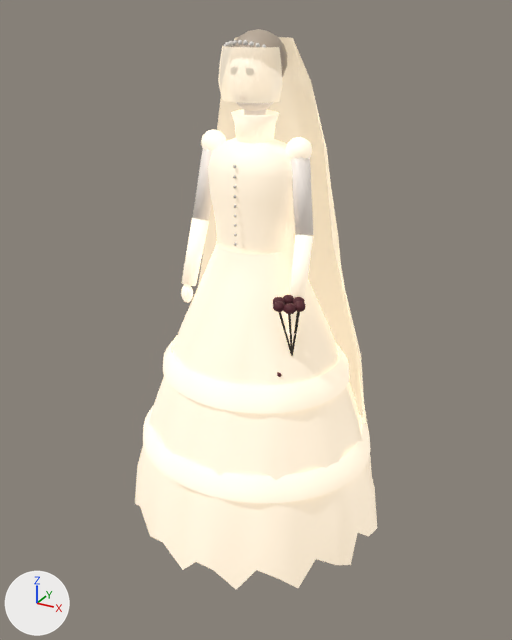
Two versions of the glTF model haunted/models/ghost_bride.glb, one commit apart.
Rendered twice from a 50 mm camera at (1.077, -1.952, 1.8) aimed at (0.001, 0.004, 0.822). Every picture has the same lights, and +X, +Y and +Z are marked at lower left. The older version comes first. Where no turn or scale is listed for an object, it has been applied to the vertices. Vertices at exactly the same position are counted once.

Objects in the first picture: 'ArmA_BridalLace', 'ArmB_BridalLace', 'Blusher', 'Bride_Root_BridalGlow', 'Bride_Root_BridalLace', 'Head_GhostSkin', 'Head_Pearl', 'UpperArmA', 'UpperArmB', 'Veil' and 4 more.
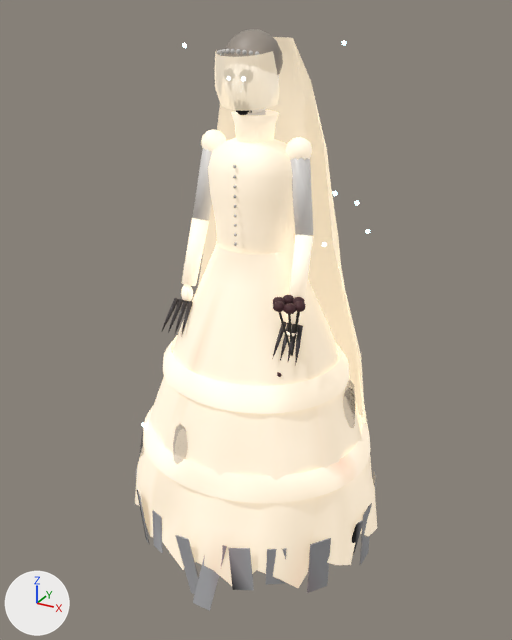
Not visible in the pictures: 'Head_HTear_030305', 'Head_HTeeth'.

ob_pivot_head is not drawn itself; it is the parent of ob_blusher, ob_head_holloweye, ob_head_palehair, ob_head_pearl, ob_lips.

Where the newer file only moved an object's origin or applied its transform, the numbers keep the older frame.

Patch to the scene script:
```diff
--- a/haunted/models/ghost_bride.glb.py
+++ b/haunted/models/ghost_bride.glb.py
@@ mat_ghostskin @@
 n2 = _N.new('ShaderNodeMix'); n2.name = 'Mix'
 n2.inputs[0].default_value = 1.0  # 'Factor'
-n2.inputs[7].default_value = (0.85, 0.8, 0.76, 1.0)  # 'B', white #ede7e2
+n2.inputs[7].default_value = (0.66, 0.68, 0.7, 1.0)  # 'B', light grey #d4d7da
 n3 = _N.new('ShaderNodeVertexColor'); n3.name = 'Color Attribute'
@@ mat_hrag_99999e @@
+mat_hrag_99999e = bpy.data.materials.new('HRag_99999e')
+# nodes: BsdfPrincipled, Mix, OutputMaterial, VertexColor
+# colours: light grey #cbcbce, mixed with the vertex colours
@@ me_bodice @@
 me_bodice.from_pydata(...)  # 462 vertices, 816 faces; spans x -0.469..0.469, y -0.422..0.422, z 0.012..1.435
+# me_bodice part 1: 518 faces centred in x -0.434..0.459, y -0.404..0.404, z 0.119..1.435 are repainted in the vertex colours; the middle colour goes from white #f5f5f5 to white #eeeeee
+# me_bodice part 2: 298 faces centred in x -0.459..0.394, y -0.413..0.413, z 0.119..1.425 are repainted in the vertex colours; the middle colour goes from white #f4f4f4 to light grey #e0e0e0
 me_bodice.materials.append(mat_bridalglow)
@@ me_laceneck @@
 me_laceneck.from_pydata(...)  # 504 vertices, 768 faces; spans x -0.425..0.425, y -0.382..0.382, z 0.36..1.512
+# me_laceneck part 3: 571 faces centred in x -0.423..0.423, y -0.356..0.38, z 0.373..1.511 are repainted in the vertex colours; the middle colour goes from white #f5f5f5 to white #efefef
+# me_laceneck part 4: 197 faces centred in x -0.397..0.417, y -0.38..0.38, z 0.373..1.511 are repainted in the vertex colours; the middle colour goes from white #f5f5f5 to light grey #dedddd
 me_laceneck.materials.append(mat_bridallace)
@@ me_upperarmb @@
 me_upperarmb.from_pydata(...)  # 20 vertices, 36 faces; spans x 0.119..0.217, y -0.058..0.033, z 1.155..1.416
+# me_upperarmb part 5: 36 faces centred in x 0.123..0.213, y -0.054..0.029, z 1.155..1.415 are repainted in the vertex colours; the middle colour goes from white #fafafa to white #f0f0f0
 me_upperarmb.materials.append(mat_ghostskin)
@@ me_face @@
-me_face.from_pydata(...)  # 298 vertices, 584 faces; spans x -0.08..0.08, y -0.095..0.085, z -0.18..0.098
+me_face.from_pydata(...)  # 298 vertices, 584 faces; spans x -0.08..0.08, y -0.114..0.064, z -0.185..0.095
+# me_face part 6: the whole mesh is turned 11.5 degrees about the x axis through its middle, then moved by (0.0, -0.014, -0.002)
 me_face.materials.append(mat_ghostskin)
@@ me_tiara0 @@
 me_tiara0.from_pydata(...)  # 180 vertices, 324 faces; spans x -1.0..16.6, y -4.1..0.9, z -1.0..2.5
 # used by ob_head_pearl; parent = ob_pivot_head; location = (-0.0622, -0.0622, 0.2); scale = (0.008, 0.008, 0.008)
+# me_tiara0 part 7: 224 faces centred in x 3.5..16.3, y -4.0..0.8, z -0.8..2.3 are repainted in the vertex colours; the middle colour goes from white #fafafa to white #efefef
+# me_tiara0 part 8: 100 faces centred in x -0.7..4.3, y -3.1..0.8, z -0.8..1.9 are repainted in the vertex colours; the middle colour goes from white #f9f9f9 to light grey #e2e2e2
 me_tiara0.materials.append(mat_pearl)
@@ ob_pivot_head @@
 ob_pivot_head.location = (0.0, 0.0, 1.5)
+ob_pivot_head.rotation_euler = (0.2, 0.0, 0.0)  # degrees (11, 0, 0)
@@ ob_head_hvoid @@
+ob_head_hvoid = bpy.data.objects.new('Head_HVoid', me_hmouth)  # 190 vertices, 368 faces; spans x -0.0487..0.0487, y -0.032..0.0128, z -0.0261..0.1056; in mat_hvoid (black #0d0a0a)
+ob_head_hvoid.location = (0.0, -0.08, 1.537)
@@ ob_head_hteeth @@
+ob_head_hteeth = bpy.data.objects.new('Head_HTeeth', me_htoothb0)  # 60 vertices, 80 faces; spans x -0.0313..0.0321, y -0.4105..-0.3581, z 1.485..1.5334; in mat_hteeth (pale yellow #e1dacb)
+ob_head_hteeth.location = (0.0, 0.298, 0.03)
@@ ob_head_htear_030305 @@
+ob_head_htear_030305 = bpy.data.objects.new('Head_HTear_030305', me_htear_1)  # 36 vertices, 64 faces; spans x -0.0307..0.0307, y -0.4094..-0.3496, z 1.4862..1.5749; in mat_htear_030305 (black #212127)
+ob_head_htear_030305.location = (0.0, 0.298, 0.03)
@@ ob_armb_hclaw @@
+ob_armb_hclaw = bpy.data.objects.new('ArmB_HClaw', me_hclawhandarmb0)  # 52 vertices, 88 faces; spans x 0.1665..0.2513, y -0.2007..-0.1208, z 0.7993..0.9074; in mat_hclaw (dark grey #3f3838)
+ob_armb_hclaw.location = (0.0, 0.0, 0.0)
@@ ob_arma_hclaw @@
+ob_arma_hclaw = bpy.data.objects.new('ArmA_HClaw', me_hclawhandarma0)  # 52 vertices, 88 faces; spans x -0.2513..-0.1665, y -0.2007..-0.1208, z 0.7993..0.9074; in mat_hclaw (dark grey #3f3838)
+ob_arma_hclaw.location = (0.0, 0.0, 0.0)
@@ ob_bride_root_hsmoke @@
+ob_bride_root_hsmoke = bpy.data.objects.new('Bride_Root_HSmoke', me_hsmoke0)  # 544 vertices, 1024 faces; spans x -0.053..0.699, y -0.432..0.35, z -0.184..0.531; in mat_hsmoke (black #191621)
+ob_bride_root_hsmoke.location = (-0.323, 0.077, 0.126)
@@ ob_bride_root_hrag_99999e @@
+ob_bride_root_hrag_99999e = bpy.data.objects.new('Bride_Root_HRag_99999e', me_hrag0)  # 176 vertices, 264 faces; spans x -0.91..0.008, y -0.438..0.432, z -0.191..0.116
+ob_bride_root_hrag_99999e.location = (0.45, -0.004, 0.09)
@@ ob_bride_root_hmote_8c @@
+ob_bride_root_hmote_8c = bpy.data.objects.new('Bride_Root_HMote_8c', me_hmote0)  # 96 vertices, 160 faces; spans x -0.687..0.007, y -0.345..0.232, z -0.741..0.556; in mat_hmote_8c (blue #c4edff, glowing blue #c4edff)
+ob_bride_root_hmote_8c.location = (0.34, 0.121, 1.155)
```

Pixel boxes (x1, y1, x2, y2) of what changed, in the pictures (512 x 640 px):
'Bride_Root_HRag_99999e', added
    after: (136, 469, 377, 611)
'Blusher', turned
    before: (218, 46, 282, 103)
    after: (215, 49, 279, 111)
'UpperArmB', surface changed, recoloured
    both: (290, 157, 313, 236)
'Head_PaleHair', turned
    before: (232, 29, 287, 77)
    after: (224, 29, 283, 75)
'Bride_Root_HSmoke', added (mostly hidden)
    after: (140, 380, 356, 464)
'UpperArmA', surface changed
    both: (193, 147, 213, 221)
'ArmA_HClaw', added
    after: (162, 298, 193, 337)
'ArmB_HClaw', added
    after: (272, 322, 303, 366)
'Head_Pearl', recoloured, turned
    before: (224, 40, 266, 47)
    after: (217, 49, 260, 56)
'Head_GhostSkin', surface changed, moved, turned (mostly hidden afterwards)
    before: (237, 103, 273, 115)
    after: (246, 75, 279, 115)
'Bride_Root_HMote_8c', added
    after: (141, 40, 370, 426)
'Head_HVoid', added (mostly hidden)
    after: (236, 110, 249, 115)
part 1 of me_bodice, edited (looks the same)
    both: (135, 138, 377, 574)
part 2 of me_bodice, recoloured
    both: (142, 141, 358, 588)
part 3 of me_laceneck, edited (looks the same)
    both: (143, 110, 370, 494)
part 4 of me_laceneck, recoloured
    both: (143, 111, 357, 503)
part 7 of me_tiara0, recoloured
    before: (229, 40, 266, 47)
    after: (221, 49, 260, 56)
part 8 of me_tiara0, recoloured
    before: (224, 41, 232, 47)
    after: (217, 49, 225, 55)
